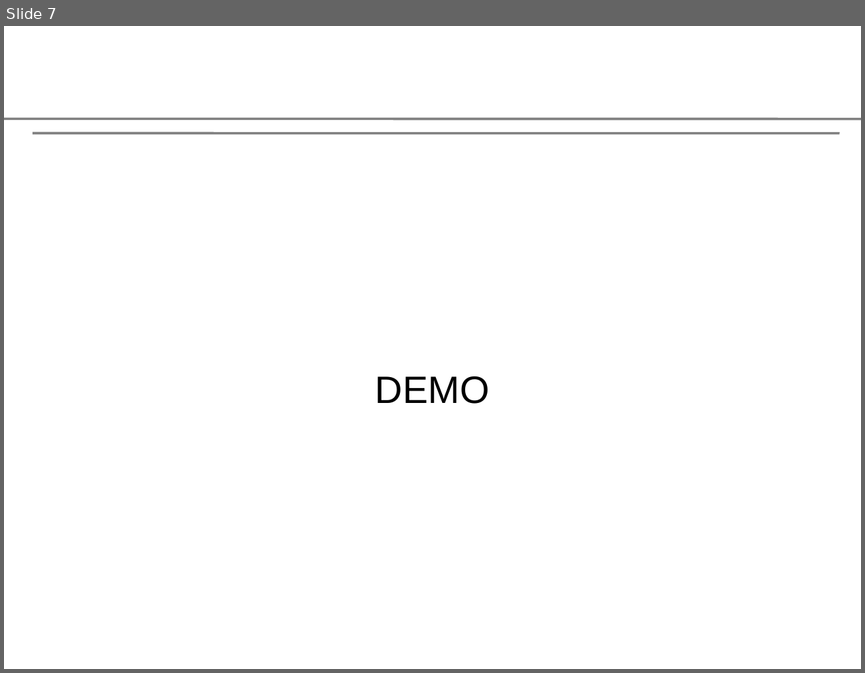
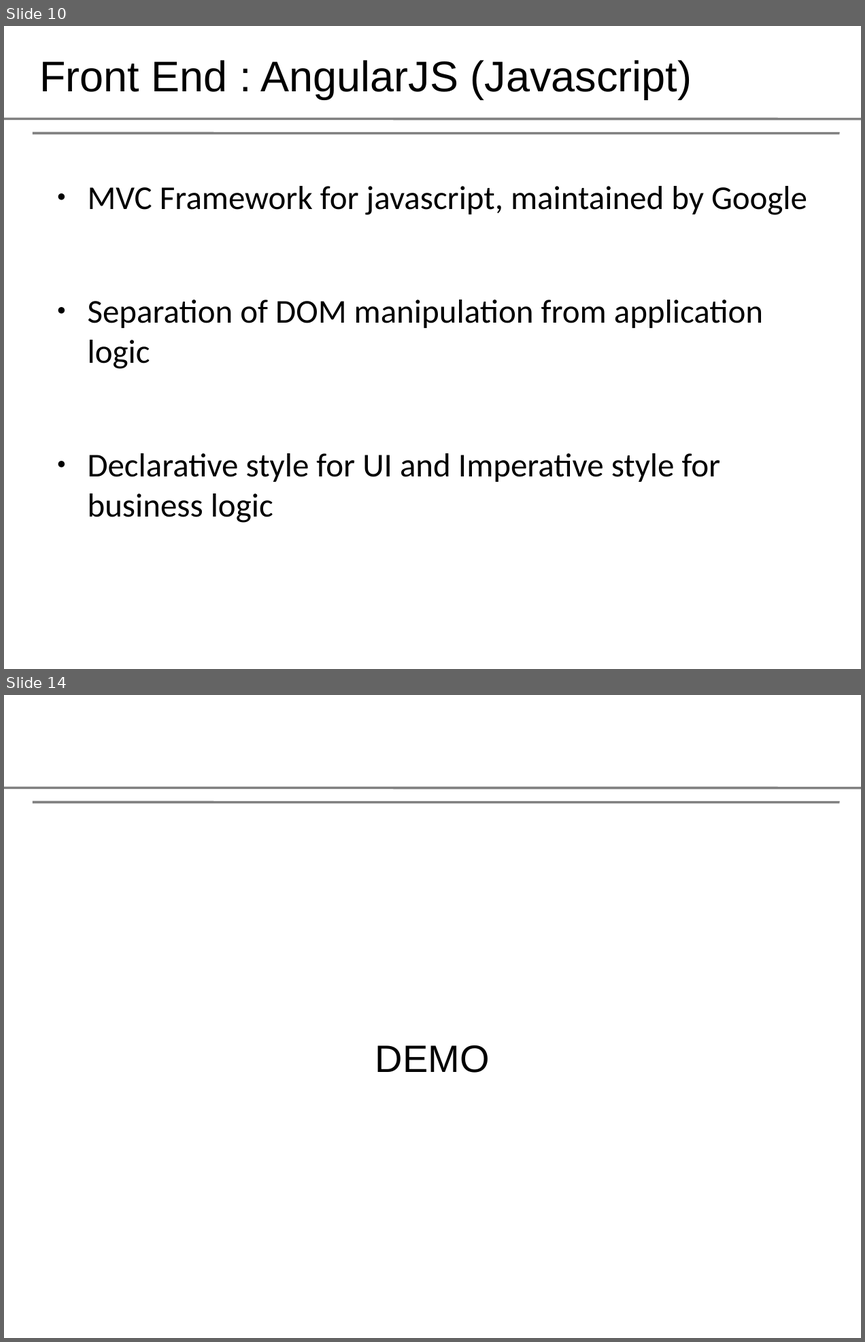
Before and after one commit to aashish-pathak/leadsnetwork, a slide deck: leads_in.odp. Shown one above the other, each under a label of ours: slide 7 before the commit, slides 10 and 14 after it; the slides between them are not shown. The pictures are 865x673 and 865x1342 pixels, drawn with LibreOffice and Linux fonts; fonts in the diff are those of the drawing; background and template pictures are left out. Boxes give left, top, right and bottom in pixels: in the first picture for what was removed or moved away, otherwise in the second. Text is boxed around its words. In the diff, an @@ line names an element or a change of style, - is before the commit and + after.

```diff
--- a/leads_in.odp
+++ b/leads_in.odp
@@ slide 10 added at [4,26,861,669], background #FFFFFF; not listed: 2 template elements that a slide beside it also shows @@
@@ title added at [39,60,691,99], 36 pt, text #000000 @@
+Front End : AngularJS (Javascript)
@@ text added at [88,186,807,522], 28 pt, text #000000 @@
+● MVC Framework for javascript, maintained by Google
+● Separation of DOM manipulation from application logic
+● Declarative style for UI and Imperative style for business logic
@@ what was slide 7 is now slide 14 @@
```
Also in this commit, not shown: 2 slides changed, 20 other slides added, 1 slide removed.
